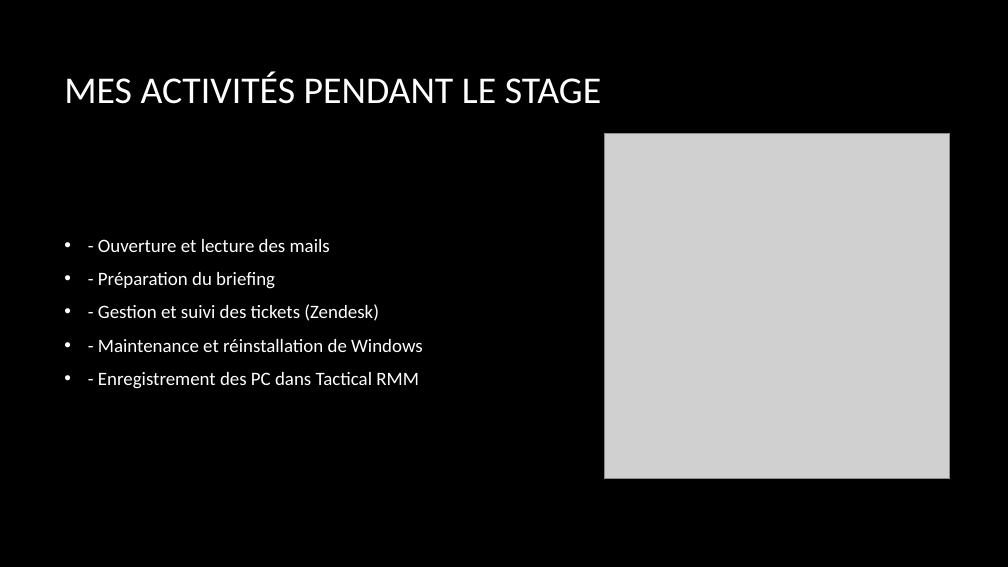
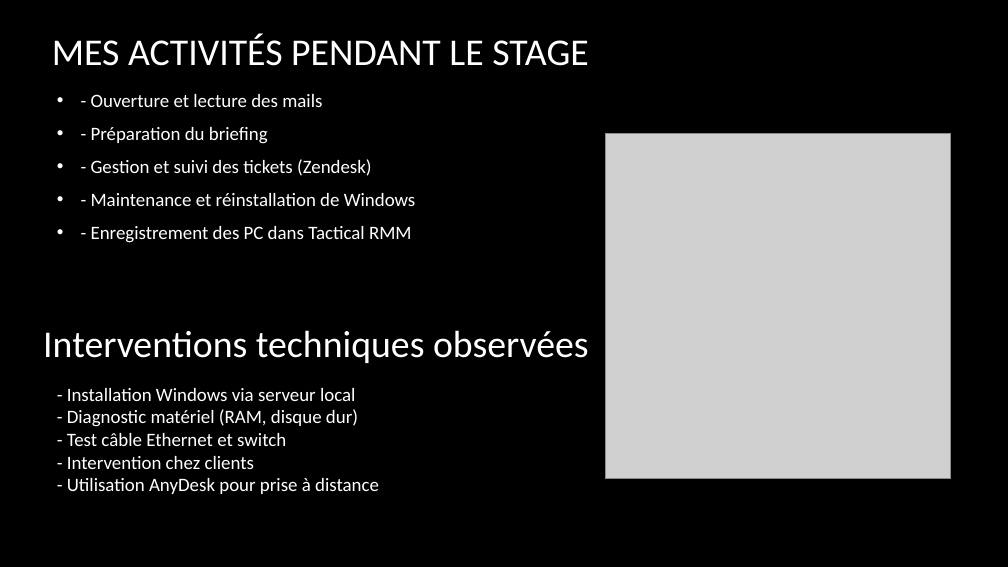
Before and after one commit to dneau-dev/oral_de_stage, a slide deck: slide 5 of Présentation_et_oral_de_stage_de_3eme_final.pptx (slide 7 before the commit). Drawn at 1008x567 pixels with LibreOffice and Linux fonts; fonts in the diff are those of the drawing; grey boxes stand for pictures; background and template pictures are left out. Boxes give left, top, right and bottom in pixels: in the first picture for what was removed or moved away, otherwise in the second. Text is boxed around its words. In the diff, an @@ line names an element or a change of style, - is before the commit and + after.

```diff
--- a/Présentation_et_oral_de_stage_de_3eme_final.pptx
+++ b/Présentation_et_oral_de_stage_de_3eme_final.pptx
@@ title "MES ACTIVITÉS PENDANT LE STAGE": place and size @@
-title "MES ACTIVITÉS PENDANT LE STAGE" at bbox=[64, 71, 601, 104]
+title "MES ACTIVITÉS PENDANT LE STAGE" at bbox=[52, 33, 588, 66]
@@ text "- Ouverture et lecture des ...": place and size @@
-text "- Ouverture et lecture des ..." at bbox=[98, 239, 423, 389]
+text "- Ouverture et lecture des ..." at bbox=[91, 94, 416, 243]
@@ text added at bbox=[43, 330, 589, 363], 36 pt, text #FFFFFF @@
+Interventions techniques observées
@@ text added at bbox=[67, 388, 379, 494], 18 pt, text #FFFFFF @@
+- Installation Windows via serveur local
+- Diagnostic matériel (RAM, disque dur)
+- Test câble Ethernet et switch
+- Intervention chez clients
+- Utilisation AnyDesk pour prise à distance
```
Also in this commit, not shown: 5 other slides changed, 1 slide added, 5 slides removed.
